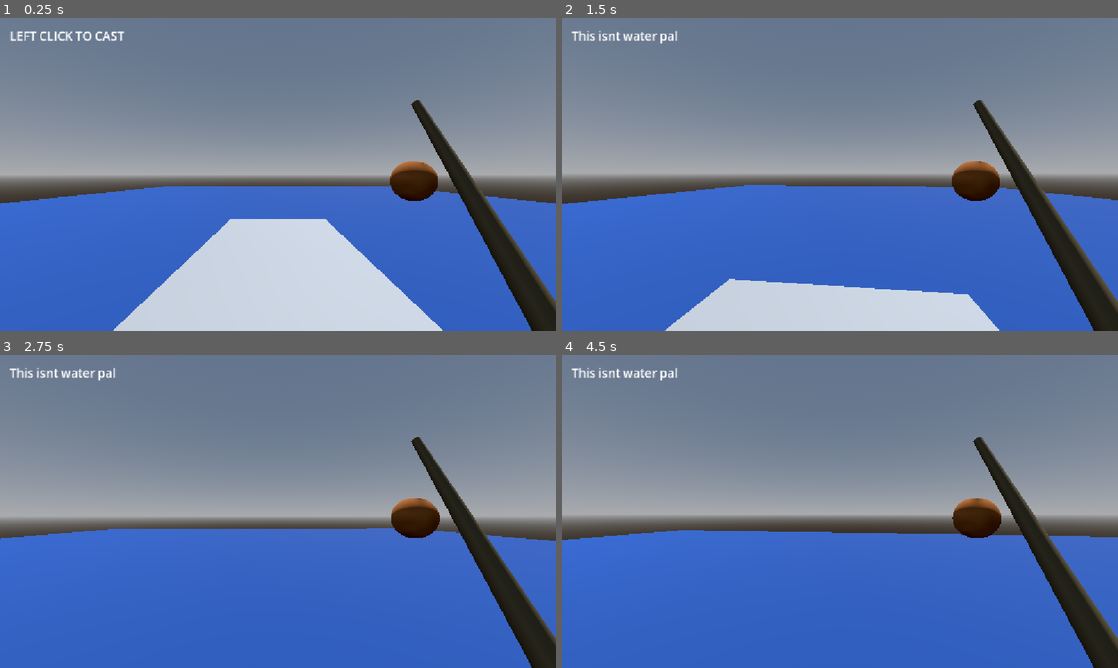
Above: before the commit, frames 1-4 (two rows, left to right).
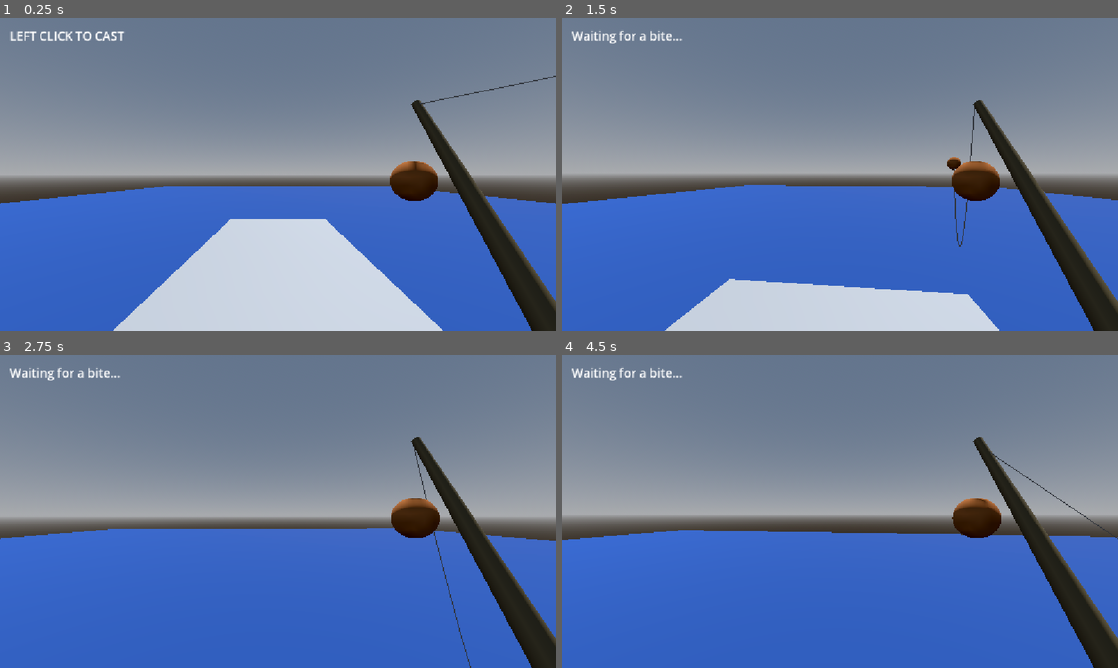
Above: after the commit, the same moments.

Repository: JunoDotNet/retro-fishing
Game: Godot game, scene res://Main.tscn
Same seed, same stepped clock (60 frames per second), same inputs: the game is played once before the commit and once after it. The project has no main scene, so this scene is started directly.
Inputs (mouse positions are in pixels of both pictures, inside the frame that each line leads up to):
- Up to frame 1 (0.25 s): no input
- Up to frame 2 (1.5 s): tap Enter (ui_accept) at 0.5, 0.77 s; move the mouse to (867, 174) at 0.52 s; hold E (reel_in) 0.53-1.28 s; hold W (player_forward) from 0.53 s (still down); click (867, 174) at 0.67 s; move the mouse to (812, 174) at 1.27 s; tap E (reel_in) at 1.35 s; click (812, 174) at 1.42 s
- Up to frame 3 (2.75 s): keep holding W (player_forward); tap Enter (ui_accept) at 1.52 s; move the mouse to (289, 505) at 2.02 s; hold E (reel_in) from 2.03 s (still down); click (289, 505) at 2.17 s
- Up to frame 4 (4.5 s): keep holding W (player_forward); move the mouse to (834, 517) at 2.77 s; release E (reel_in) at 2.78 s; tap E (reel_in) at 2.85, 4.35 s; click (834, 517) at 2.92 s; tap Enter (ui_accept) at 3.02, 3.77 s; move the mouse to (878, 514) at 3.52 s; hold E (reel_in) 3.53-4.28 s; click (878, 514) at 3.67 s; move the mouse to (795, 508) at 4.27 s; click (795, 508) at 4.42 s

The runs differ from the first frame. In frame 1, 0.1% of the frame differs, in the area x 73-100%, y 18-49%; in frame 2, 0.5%, in the area x 1-76%, y 4-74%; in frame 3, 0.5%; in frame 4, 0.5%.

Commit message:
Save working physics fishing system

Diff:
--- a/bobber.gd
+++ b/bobber.gd
@@ -11,13 +11,14 @@
 var bite_timer: float = 0.0 # counts down until a fish bites
 var has_bite: bool = false # tracks if fish is biting
 
-@onready var rod_tip: Marker3D = get_tree().current_scene.get_node("Player/Head/Camera3D/FishingRod/RodTip")
+@onready var rod_tip: Marker3D = get_tree().root.get_node("Main/Player/Head/Camera3D/FishingRod/RodTip")
+@onready var physics_bobber: RigidBody3D = get_node("../PhysicsBobber")
 
 var is_cast: bool = false # has the bobber been cast
 var camera: Camera3D # ref to player camera
 var bob_time: float = 0.0 # tracks time for the bobbing animation
 
-@onready var fishing_status: Label = get_tree().current_scene.get_node("HUD/FishingStatus") # calls fishing label to scene
+@onready var fishing_status: Label = get_tree().root.get_node("Main/HUD/FishingStatus")
 @export var message_duration: float = 3.0 # how long catch message displays
 var message_timer: float = 0.0 # counts down until the message resets.
 
@@ -29,25 +30,15 @@
 	return_to_rod()
 
 func _unhandled_input(event: InputEvent) -> void:
-	if event is InputEventMouseButton and event.button_index == MOUSE_BUTTON_LEFT and event.pressed:
-		cast_bobber()
-
-	if event is InputEventMouseButton and event.button_index == MOUSE_BUTTON_RIGHT and event.pressed:
-		fishing_status.text = "LEFT CLICK TO CAST"
-		message_timer = message_duration # start the message countdown
-		is_cast = false # resets cast
-		has_bite = false # resets has bites
-		return_to_rod()
-
-	if event.is_action_pressed("reel_in") and has_bite: # if user presses e and has a bite they can reel in the fish
-		fishing_status.text = "YOU CAUGHT A FISH!!"
-		message_timer = 0.0
-		is_cast = false # resets cast
-		has_bite = false # resets has bites
-		return_to_rod()
+	pass
 
 func cast_bobber() -> void:
+	if physics_bobber.is_cast:
+		return
 	var forward := -camera.global_basis.z
+	physics_bobber.global_position = rod_tip.global_position
+	physics_bobber.launch(forward)
+	return
 	var target_position := camera.global_position + forward * cast_distance # calulates where the bobber should land
 
 	water_detector.global_position = Vector3(
@@ -83,19 +74,7 @@
 		global_position = rod_tip.global_position + Vector3(0, -0.3, 0)
 
 	if is_cast: # only animate bobber after it has been cast
-		bob_time += delta
-
-		if has_bite:
-			global_position.y = water_height - 0.05
-		else:
-			global_position.y = water_height + sin(bob_time * bob_speed) * bob_height # move bobber veritcally using a sine wave
-
-		if not has_bite:
-			bite_timer -= delta
-
-			if bite_timer <= 0.0:
-				has_bite =  true
-				fishing_status.text = "FISH ON THE HOOK! PRESS E"
+		pass
 	if message_timer > 0.0:
 		message_timer -=delta
 
@@ -117,4 +96,8 @@
 	return global_position
 
 func return_to_rod() -> void:
+	if rod_tip == null:
+		print("ERROR: rod_tip was not found")
+		return
+
 	global_position = rod_tip.global_position
--- a/fishing_line.gd
+++ b/fishing_line.gd
@@ -13,7 +13,7 @@
 # Called when the node enters the scene tree for the first time.
 func _ready() -> void:
 	rod = get_node("../../Player/Head/Camera3D/FishingRod") # find the fishing rod
-	bobber = get_node("../Bobber") # find the bobber
+	bobber = get_node("../PhysicsBobber") # find the bobber
 
 	line_mesh = ImmediateMesh.new() # Create an empty mesh that we can build geometry into.
 	mesh = line_mesh # allowing the generated geometry to be rendered
@@ -22,8 +22,6 @@
 func _process(delta: float) -> void:
 	line_mesh.clear_surfaces() # Clear the previous frame's geometry.
 
-	if not bobber.is_cast: # prevents line from displaying if rod isnt casted
-		return
 	var start: Vector3 = rod.get_node("RodTip").global_position # Get the global position of the RodTip marker, this is where the fishing line will start
 	var finish: Vector3 = bobber.get_node("BobberTip").global_position # Get the global pos of the bobber marker, this is where the fishing line will end
 
--- a/fishing_system.tscn
+++ b/fishing_system.tscn
@@ -4,6 +4,7 @@
 [ext_resource type="PackedScene" uid="uid://bemyjmhwjsvro" path="res://ripple.tscn" id="2_js6um"]
 [ext_resource type="Script" uid="uid://rhdsvhxssk7y" path="res://fishing_line.gd" id="3_41kqn"]
 [ext_resource type="Script" uid="uid://7mq1xx3kgqg" path="res://ripple_spawner.gd" id="4_mjktp"]
+[ext_resource type="PackedScene" uid="uid://dbgfuin3ilxui" path="res://physics_bobber.tscn" id="5_js6um"]
 
 [sub_resource type="StandardMaterial3D" id="StandardMaterial3D_j33dl"]
 albedo_color = Color(0.59603685, 0.32499295, 0.08510705, 1)
@@ -36,5 +37,11 @@
 [node name="RippleSpawner" type="Node3D" parent="." unique_id=946438037]
 script = ExtResource("4_mjktp")
 ripple_scene = ExtResource("2_js6um")
-bobber_path = NodePath("../Bobber")
+bobber_path = NodePath("../PhysicsBobber")
 hooked_interval = 0.3
+
+[node name="PhysicsBobber" parent="." unique_id=667233103 instance=ExtResource("5_js6um")]
+
+[node name="WaterDetector1" type="RayCast3D" parent="." unique_id=1347113192]
+target_position = Vector3(0, -20, 0)
+collision_mask = 2
--- /dev/null
+++ b/physics_bobber.gd
@@ -0,0 +1,135 @@
+
+extends RigidBody3D
+
+@export var launch_speed: float = 8.0
+@export var launch_upward_force: float = 3.0
+
+@onready var rod_tip: Marker3D = get_node("/root/Main/Player/Head/Camera3D/FishingRod/RodTip")
+@onready var camera: Camera3D = get_node("/root/Main/Player/Head/Camera3D")
+@onready var fishing_status: Label = get_node("/root/Main/HUD/FishingStatus")
+
+@onready var water_detector: RayCast3D = $"../WaterDetector1"
+@onready var ripple_spawner: Node3D = $"../RippleSpawner"
+
+
+@export var bob_height: float = 0.05
+@export var bob_speed: float = 2.0
+
+var bob_time: float = 0.0
+
+
+var is_cast: bool = false
+var is_settled: bool = false
+
+var water_height: float = 0.0
+var has_bite: bool = false
+@export var min_bite_time: float = 3.0
+@export var max_bite_time: float = 8.0
+
+var bite_timer: float = 0.0
+
+var message_timer: float = 0.0
+@export var message_duration: float = 3.0
+
+
+func _ready() -> void:
+	freeze = true
+
+func _unhandled_input(event: InputEvent) -> void:
+	if event is InputEventMouseButton and event.pressed:
+		if event.button_index == MOUSE_BUTTON_LEFT:
+			if not is_cast:
+				cast_bobber()
+		elif event.button_index == MOUSE_BUTTON_RIGHT:
+			if is_cast and not is_settled:
+				call_deferred("break_on_water")
+			elif is_cast and is_settled:
+				call_deferred("reset_bobber")
+
+
+func cast_bobber() -> void:
+	var forward := -camera.global_basis.z
+	var target_position := camera.global_position + forward * 8.0
+	is_settled = false
+
+	# Position the existing ray above the target and check for water.
+	water_detector.global_position = Vector3(
+		target_position.x,
+		target_position.y + 20.0,
+		target_position.z
+	)
+	water_detector.target_position = Vector3(0, -40, 0)
+	water_detector.force_raycast_update()
+
+	if not water_detector.is_colliding():
+		fishing_status.text = "This isnt water pal"
+		return
+
+	var water_position: Vector3 = water_detector.get_collision_point()
+	water_height = water_position.y
+	has_bite = false
+
+
+	# If water is found, launch the physics bobber.
+	global_position = rod_tip.global_position
+	freeze = false
+	sleeping = false
+	is_cast = true
+	has_bite = false
+	bite_timer = randf_range(min_bite_time, max_bite_time)
+
+
+	linear_velocity = forward.normalized() * launch_speed
+	linear_velocity.y += launch_upward_force
+
+	fishing_status.text = "Waiting for a bite..."
+
+func break_on_water() -> void:
+	linear_velocity = Vector3.ZERO
+	angular_velocity = Vector3.ZERO
+	freeze = true
+	is_settled = true
+
+
+func reset_bobber() -> void:
+	freeze = false
+	linear_velocity = Vector3.ZERO
+	angular_velocity = Vector3.ZERO
+
+	global_transform.origin = rod_tip.global_position
+	is_cast = false
+	is_settled = false
+	has_bite = false
+	bite_timer = 0.0
+	message_timer = 0.0
+
+	freeze = true
+	sleeping = true
+	fishing_status.text = "LEFT CLICK TO CAST"
+
+
+
+func _physics_process(delta: float) -> void:
+	if message_timer > 0.0:
+		message_timer -= delta
+		if message_timer <= 0.0:
+			fishing_status.text = "LEFT CLICK TO CAST"
+
+	if not is_cast:
+		return
+
+	if is_settled and not has_bite:
+		bite_timer -= delta
+
+		if bite_timer <= 0.0:
+			has_bite = true
+			fishing_status.text = "FISH ON THE HOOK! PRESS E"
+
+	if has_bite and Input.is_action_just_pressed("reel_in"):
+		reset_bobber()
+		fishing_status.text = "YOU CAUGHT A FISH!!"
+		message_timer = message_duration
+
+	if is_settled and is_cast:
+		bob_time += delta
+		global_position.y = water_height + sin(bob_time * bob_speed) * bob_height
--- /dev/null
+++ b/physics_bobber.tscn
@@ -0,0 +1,28 @@
+[gd_scene format=3 uid="uid://dbgfuin3ilxui"]
+
+[ext_resource type="Script" uid="uid://soqe630o7f6g" path="res://physics_bobber.gd" id="1_gmf2x"]
+
+[sub_resource type="StandardMaterial3D" id="StandardMaterial3D_j33dl"]
+albedo_color = Color(0.59603685, 0.32499295, 0.08510705, 1)
+
+[sub_resource type="SphereMesh" id="SphereMesh_gxlj4"]
+material = SubResource("StandardMaterial3D_j33dl")
+radius = 0.08
+height = 0.16
+
+[sub_resource type="SphereShape3D" id="SphereShape3D_labfn"]
+radius = 0.08014214
+
+[node name="PhysicsBobber" type="RigidBody3D" unique_id=667233103]
+collision_layer = 8
+collision_mask = 3
+mass = 0.1
+script = ExtResource("1_gmf2x")
+
+[node name="MeshInstance3D" type="MeshInstance3D" parent="." unique_id=1871214168]
+mesh = SubResource("SphereMesh_gxlj4")
+
+[node name="CollisionShape3D" type="CollisionShape3D" parent="." unique_id=1131849076]
+shape = SubResource("SphereShape3D_labfn")
+
+[node name="BobberTip" type="Marker3D" parent="." unique_id=715649824]
Not shown, added: physics_bobber.gd.uid
